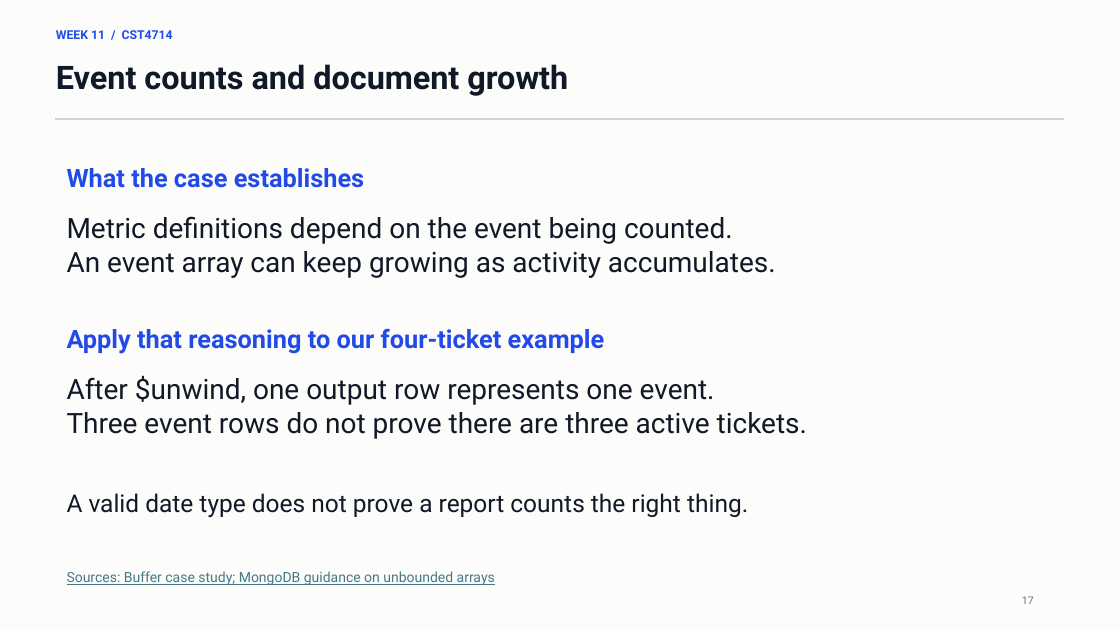
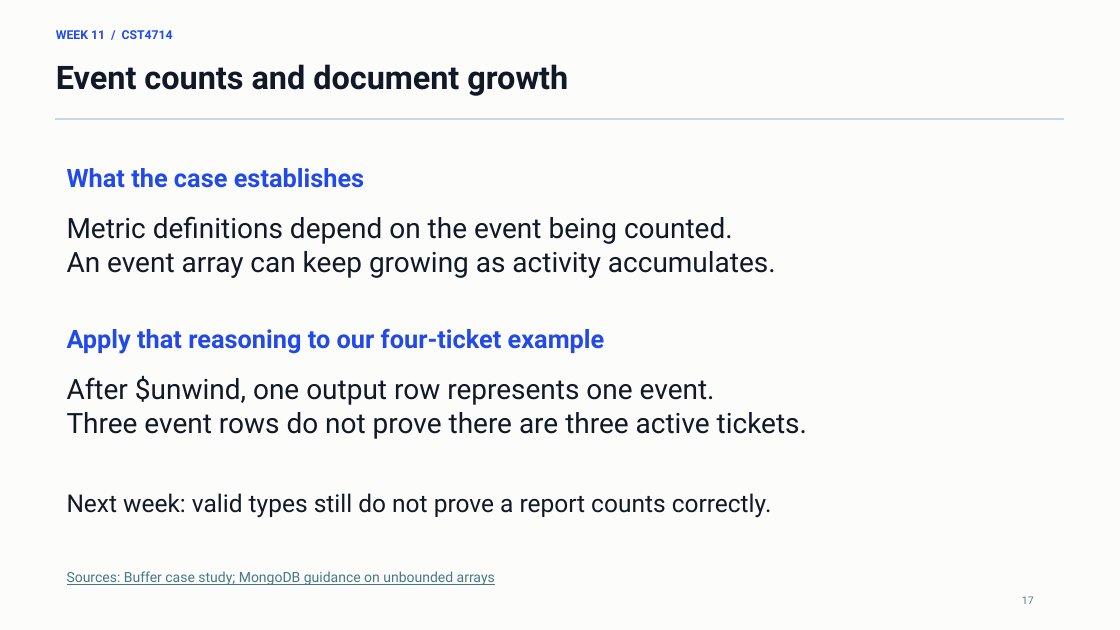
Before and after one commit to lolusername/CST4714_DB_admin, a slide deck: slide 17 of week_11/week_11_aggregation_validation_indexes.pptx. Drawn at 1120x630 pixels with LibreOffice and Linux fonts; fonts in the diff are those of the drawing. Boxes give left, top, right and bottom in pixels: in the first picture for what was removed or moved away, otherwise in the second. Text is boxed around its words. In the diff, an @@ line names an element or a change of style, - is before the commit and + after.

```diff
--- a/week_11/week_11_aggregation_validation_indexes.pptx
+++ b/week_11/week_11_aggregation_validation_indexes.pptx
@@ text at (67, 493, 772, 518): text changed @@
-A valid date type does not prove a report counts the right thing.
+Next week: valid types still do not prove a report counts correctly.
```
Also in this commit, not shown: 6 other slides changed, 5 other files.
